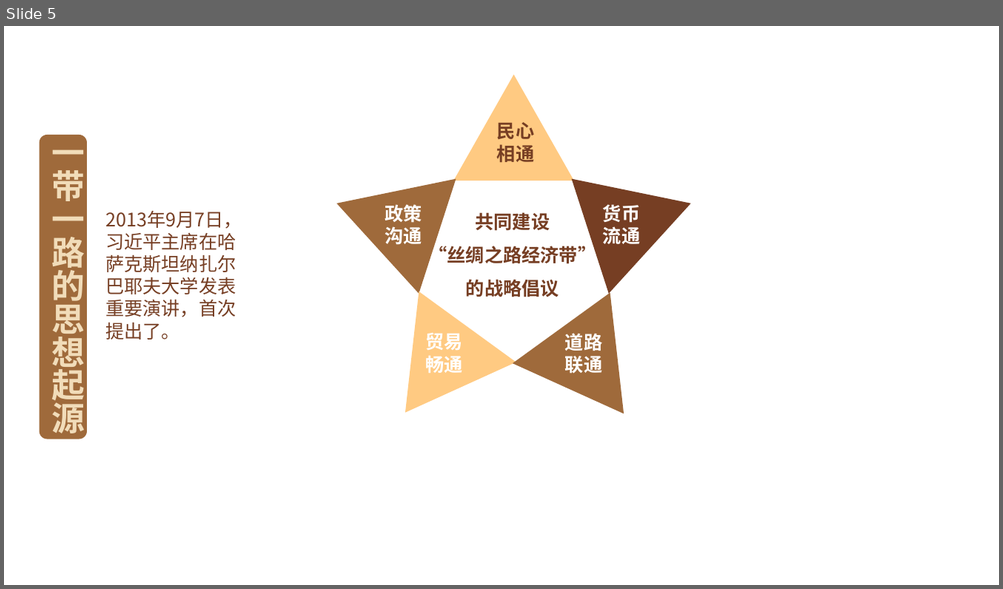
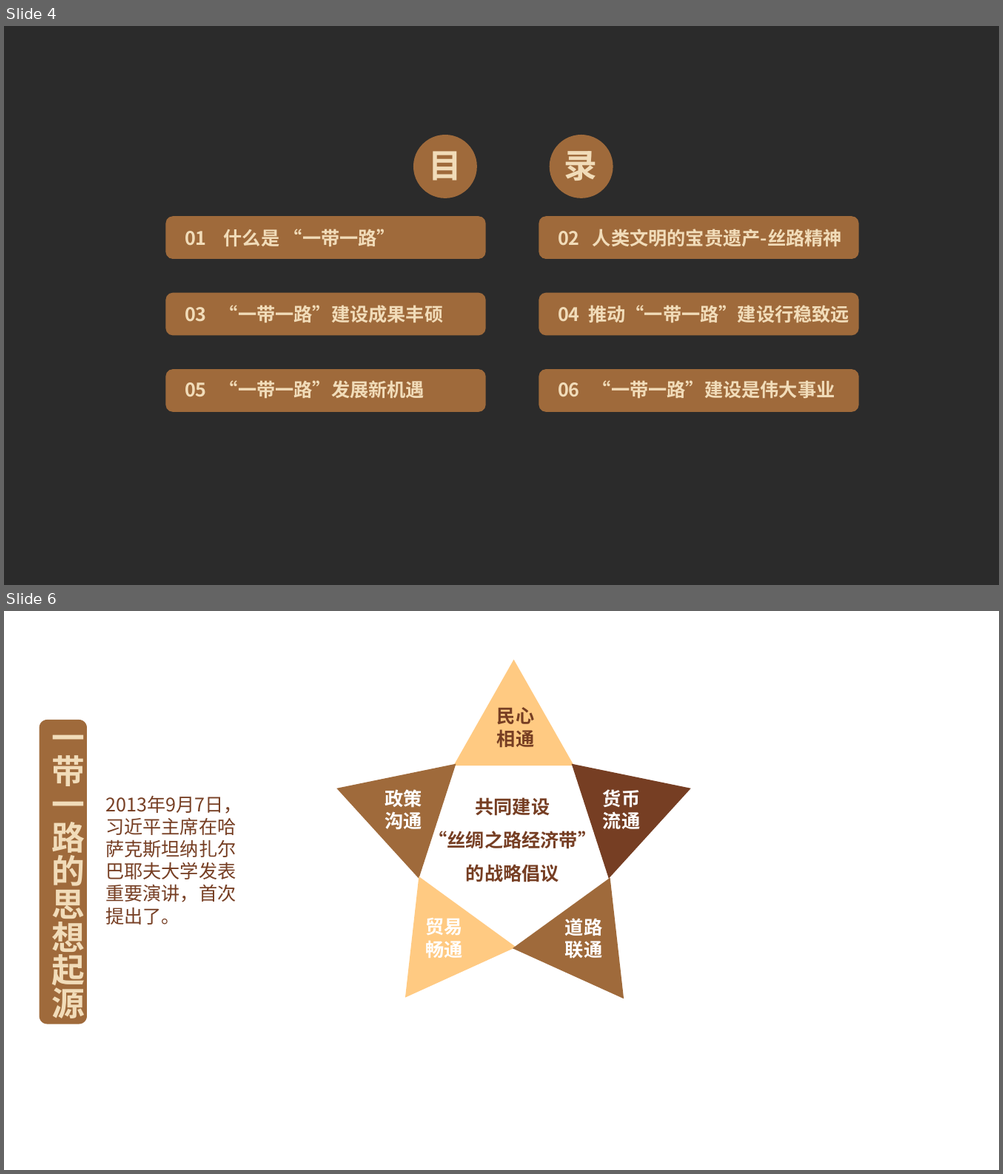
Before and after one commit to FredJiangFei/freetalk, a slide deck: 一带一路/一带一路 - 1.pptx. Shown one above the other, each under a label of ours: slide 5 before the commit, slides 4 and 6 after it; the slides between them are not shown. The pictures are 1003x589 and 1003x1174 pixels, drawn with LibreOffice and Linux fonts; fonts in the diff are those of the drawing; background and template pictures are left out; a plain dark background stands for a picture behind light text. Boxes give left, top, right and bottom in pixels: in the first picture for what was removed or moved away, otherwise in the second. Text is boxed around its words. In the diff, an @@ line names an element or a change of style, - is before the commit and + after.

```diff
--- a/一带一路/一带一路 - 1.pptx
+++ b/一带一路/一带一路 - 1.pptx
@@ slide 4 added at (x1=4, y1=26, x2=999, y2=585), background picture (left out) @@
@@ ellipse added at (x1=414, y1=135, x2=477, y2=198), fill #9F6A3B @@
@@ ellipse added at (x1=549, y1=135, x2=613, y2=198), fill #9F6A3B @@
@@ text added at (x1=428, y1=151, x2=461, y2=181), 32 pt, text #F1DCB9, bold @@
+目
@@ text added at (x1=564, y1=151, x2=597, y2=181), 32 pt, text #F1DCB9, bold @@
+录
@@ rounded rectangle added at (x1=166, y1=216, x2=486, y2=259), fill #9F6A3B @@
@@ rounded rectangle added at (x1=539, y1=216, x2=859, y2=259), fill #9F6A3B @@
@@ text added at (x1=185, y1=229, x2=395, y2=247), 18 pt, text #F1DCB9, bold @@
+01 什么是 “一带一路”
@@ text added at (x1=558, y1=229, x2=842, y2=247), 18 pt, text #F1DCB9, bold @@
+02 人类文明的宝贵遗产-丝路精神
@@ rounded rectangle added at (x1=166, y1=293, x2=486, y2=335), fill #9F6A3B @@
@@ text added at (x1=185, y1=305, x2=443, y2=323), 18 pt, text #F1DCB9, bold @@
+03 “一带一路”建设成果丰硕
@@ rounded rectangle added at (x1=539, y1=293, x2=859, y2=335), fill #9F6A3B @@
@@ text added at (x1=558, y1=305, x2=849, y2=323), 18 pt, text #F1DCB9, bold @@
+04 推动“一带一路”建设行稳致远
@@ rounded rectangle added at (x1=166, y1=369, x2=486, y2=412), fill #9F6A3B @@
@@ text added at (x1=185, y1=380, x2=424, y2=398), 18 pt, text #F1DCB9, bold @@
+05 “一带一路”发展新机遇
@@ rounded rectangle added at (x1=539, y1=369, x2=859, y2=412), fill #9F6A3B @@
@@ text added at (x1=558, y1=380, x2=835, y2=398), 18 pt, text #F1DCB9, bold @@
+06 “一带一路”建设是伟大事业
@@ what was slide 5 is now slide 6 @@
```
Also in this commit, not shown: 8 slides changed, 1 other slide added, 1 slide removed, 2 other files.
